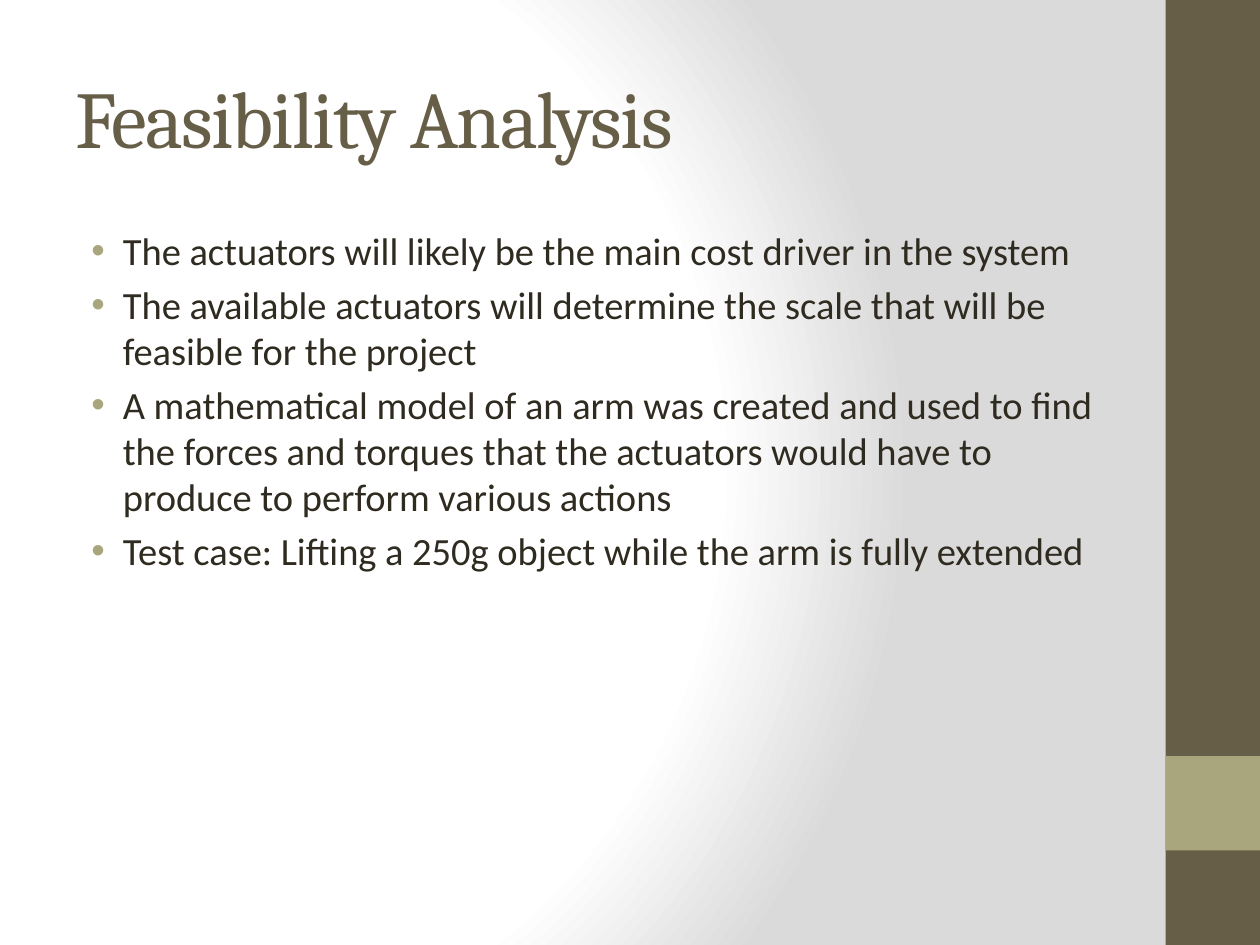
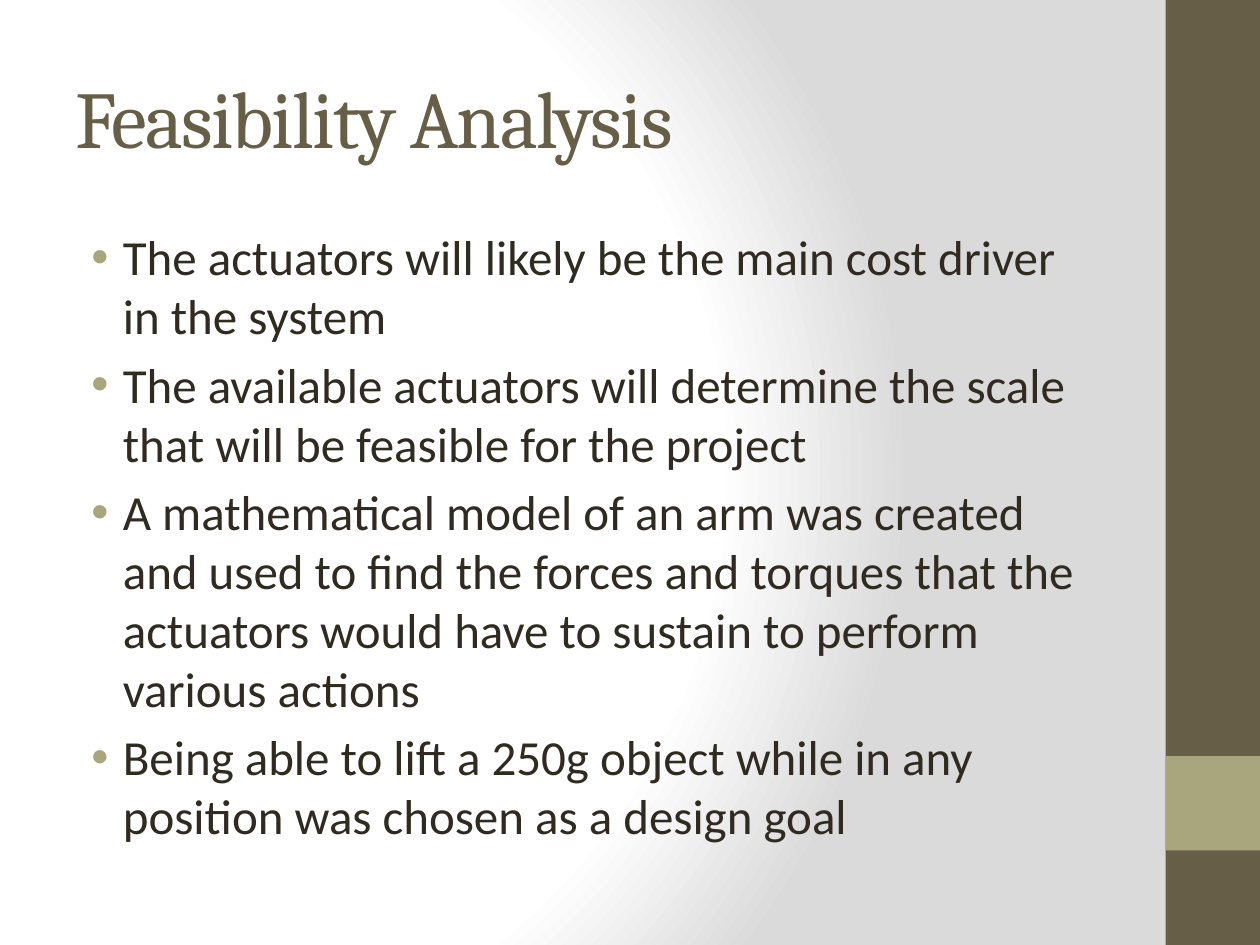
Before and after one commit to UCSBRoboticsClub/robotic-arm, a slide deck: slide 4 of UCSB Robotic Arm Project.pptx. Drawn at 1260x945 pixels with LibreOffice and Linux fonts; fonts in the diff are those of the drawing. Boxes give left, top, right and bottom in pixels: in the first picture for what was removed or moved away, otherwise in the second. Text is boxed around its words. In the diff, an @@ line names an element or a change of style, - is before the commit and + after.

Commit message:
Extended the presentation

```diff
--- a/UCSB Robotic Arm Project.pptx
+++ b/UCSB Robotic Arm Project.pptx
@@ text at (123,241,1065,471): size 22 to 28 pt in "The actuators will likely be the main ...", "The available actuators will determine the scale ..."; more space between paragraphs @@
@@ text at (123,496,1073,843): text changed; size 22 to 28 pt @@
-• A mathematical model of an arm was created and used to find the forces and torques that the actuators would have to produce to perform various actions
-• Test case: Lifting a 250g object while the arm is fully extended
+• A mathematical model of an arm was created and used to find the forces and torques that the actuators would have to sustain to perform various actions
+• Being able to lift a 250g object while in any position was chosen as a design goal
```
Also in this commit, not shown: 8 other slides changed, 3 slides added, 6 other files.
